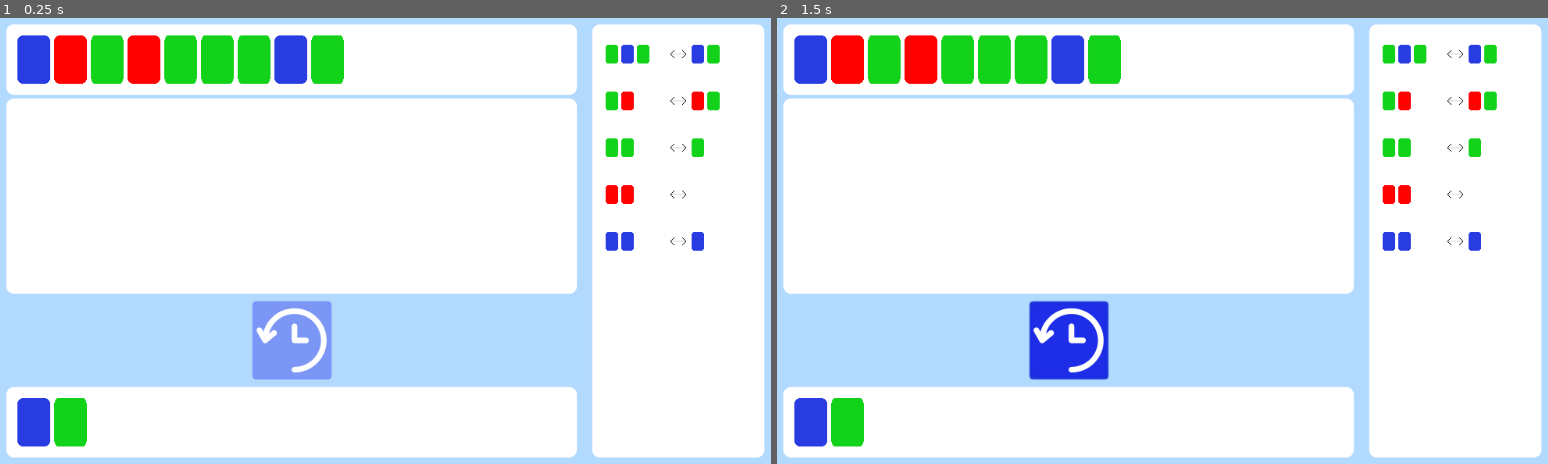
Above: before the commit, frames 1-2 (left to right).
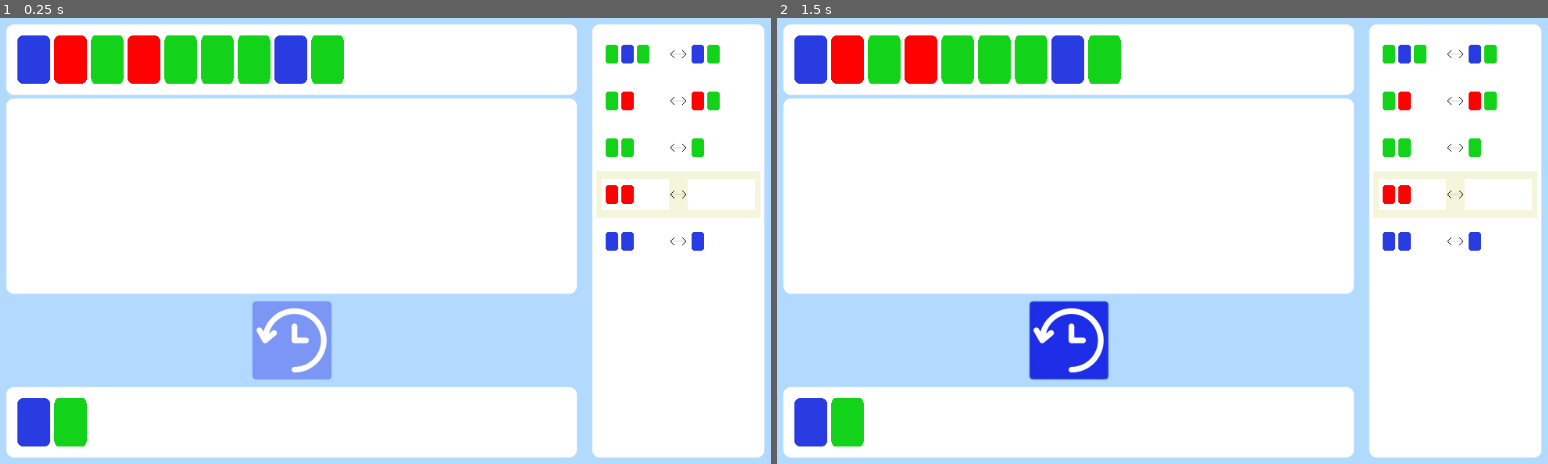
Above: after the commit, the same moments.

Repository: Pertatis/ProjetDomino
Game: Godot game, scene res://Scenes/Resolution.tscn
Two runs of this game, one before a commit and one after it. Both use one fixed random seed, a clock stepped at 60 frames per second and the inputs below. This scene is started directly instead of the project's main scene.
Inputs (mouse positions are in pixels of both pictures, inside the frame that each line leads up to):
- Up to frame 1 (0.25 s): no input
- Up to frame 2 (1.5 s): click (1455, 53) at 0.52 s; click (1069, 339) at 1.25 s

The runs differ from the first frame. In frame 1, 1.0% of the frame differs, in the area x 77-99%, y 34-45%; in frame 2, 1.0%.

Commit message:
improved rules application for epsilon

Diff:
--- a/Scenes/Edition.gd
+++ b/Scenes/Edition.gd
@@ -149,6 +149,7 @@
 		instance_regle.get_children()[1].mouse_default_cursor_shape = 2
 		instance_regle.connect("regle_activer",self,"regle_activer_handle")
 		instance_regle.connect("regle_supprimer",self,"regle_supprimer_handle")
+		instance_regle.activer_focus()
 		$"%PanelRegles".add_child(instance_regle)
 
 # --------- Signal handlers remove rule focus ---------
--- a/Scenes/Resolution.gd
+++ b/Scenes/Resolution.gd
@@ -16,6 +16,10 @@
 func _ready():
 	test = Global.level2
 	creer_niveau()
+	var nikmok = [1,2,3,4,5]
+	print(nikmok)
+	nikmok.insert(1,99)
+	print(nikmok)
 
 func creer_niveau():
 	base = test["Base"].duplicate()
@@ -67,9 +71,9 @@
 #				instance_regle.selected = true
 		$Background/PaletteRegles.add_child(instance_regle)
 #
-#	for regle in regles:
-#		if (regle[0] == [''] or regle[1] == ['']):
-#			light_up_regle(regles.find(regle))
+	for regle in regles:
+		if (regle[0] == [''] or regle[1] == ['']):
+			light_up_regle(regles.find(regle))
 
 
 func supprimer_tout():
@@ -124,8 +128,8 @@
 
 func compare_regles():
 	for regle in regles:
-#		if selected_dominos_type == regle[0] or selected_dominos_type == regle[1] or (regle[0] == [''] or regle[1] == ['']):
-		if selected_dominos_type == regle[0] or selected_dominos_type == regle[1]:
+		if selected_dominos_type == regle[0] or selected_dominos_type == regle[1] or ((regle[0] == [''] or regle[1] == ['']) and selected_dominos.size() <= 1):
+#		if selected_dominos_type == regle[0] or selected_dominos_type == regle[1]:
 
 			light_up_regle(regles.find(regle))
 		else:
@@ -149,31 +153,44 @@
 
 	if regle.selected:
 		# enlève ce que doit être changé
-		for i in selected_dominos.size():
-			base.remove(selected_dominos[0] - 1)
-
-		#si le coté gauche est selectionné
-		if regle_actuelle[0] == selected_dominos_type:
-			var domino_inserer = regle_actuelle[1].duplicate()
-			domino_inserer.invert()
-			for element in domino_inserer:
-				base.insert(selected_dominos[0] - 1,element)
-
-		#si le coté droit est selectionné
-		if regle_actuelle[1] == selected_dominos_type:
-			var domino_inserer = regle_actuelle[0].duplicate()
-			domino_inserer.invert()
-			for element in domino_inserer:
-				base.insert(selected_dominos[0] - 1,element)
-
-#		#si on appuie sur une règle vide sans avoir selectionné quoique ce soit
-#		if selected_dominos.empty():
-#			if regle_actuelle[0] == ['']:
-#				base.append_array(regle_actuelle[1])
-#			elif regle_actuelle[1] == ['']:
-#				print(regle_actuelle[0])
-#				base.append_array(regle_actuelle[0])
-
+		if (regle_actuelle[0] != [''] or regle_actuelle[1] != ['']) and (selected_dominos_type == regle_actuelle[0] or selected_dominos_type == regle_actuelle[1]):
+			for i in selected_dominos.size():
+				base.remove(selected_dominos[0] - 1)
+
+			#si le coté gauche est selectionné
+			if regle_actuelle[0] == selected_dominos_type:
+				var domino_inserer = regle_actuelle[1].duplicate()
+				domino_inserer.invert()
+				for element in domino_inserer:
+					base.insert(selected_dominos[0] - 1,element)
+
+			#si le coté droit est selectionné
+			if regle_actuelle[1] == selected_dominos_type:
+				var domino_inserer = regle_actuelle[0].duplicate()
+				domino_inserer.invert()
+				for element in domino_inserer:
+					base.insert(selected_dominos[0] - 1,element)
+		else:
+			if selected_dominos.size() <= 1:
+				var where_to_add
+				#si on appuie sur une règle vide sans avoir selectionné quoique ce soit
+				if selected_dominos.empty():
+					where_to_add = 0
+				# si il y a un seul selectionné seulement
+				else :
+					where_to_add = selected_dominos[0]
+
+				if regle_actuelle[0] == ['']:
+					var domino_inserer = regle_actuelle[1].duplicate()
+					domino_inserer.invert()
+					for element in domino_inserer:
+						base.insert(where_to_add,element)
+
+				elif regle_actuelle[1] == ['']:
+					var domino_inserer = regle_actuelle[0].duplicate()
+					domino_inserer.invert()
+					for element in domino_inserer:
+						base.insert(where_to_add,element)
 	# réinitialise la sélection
 	selected_dominos = []
 	selected_dominos_type = []
--- a/Scenes/Règle.gd
+++ b/Scenes/Règle.gd
@@ -54,3 +54,7 @@
 func _on_Click_ColorRect(event):
 	if event is InputEventMouseButton and event.button_index == BUTTON_LEFT and event.is_pressed():
 		emit_signal("regle_clicked",get_index())
+
+func activer_focus():
+	$"%ColorRect".color = Color.gainsboro
+	$"%Gauche".color = Color.gainsboro
